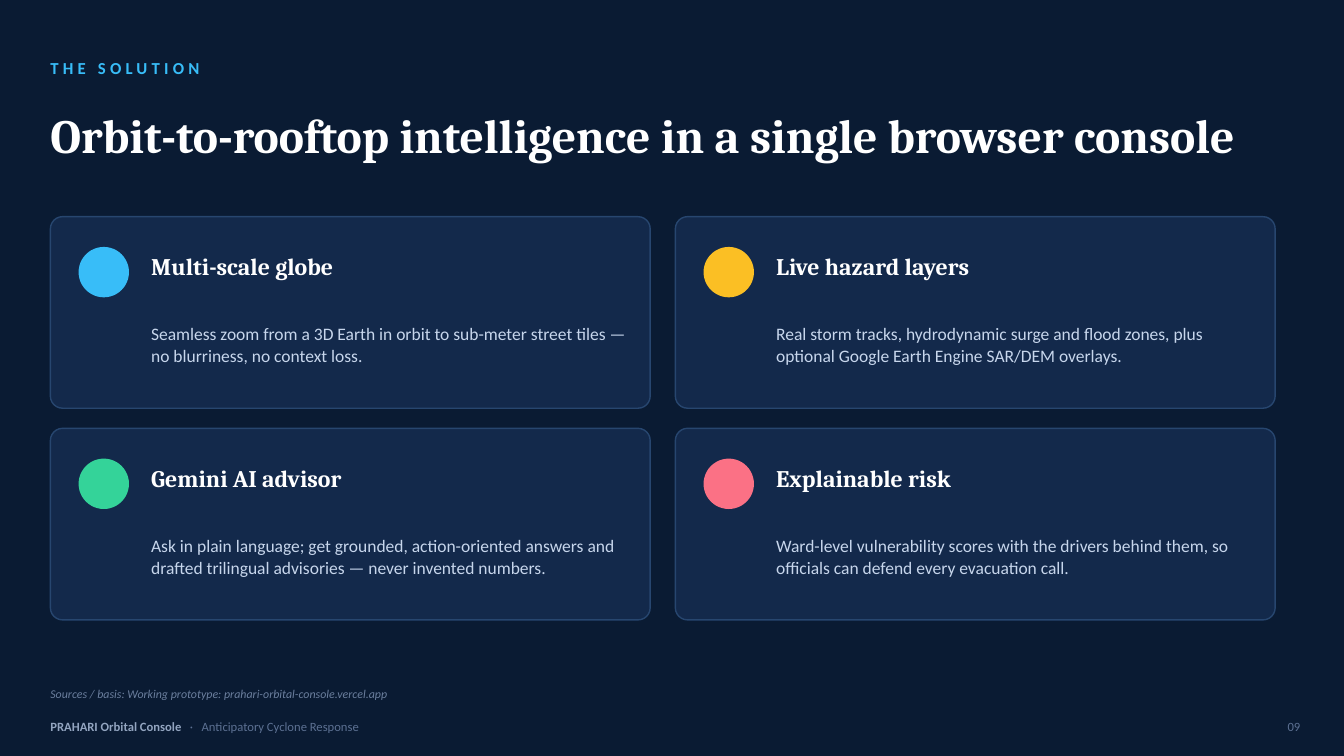
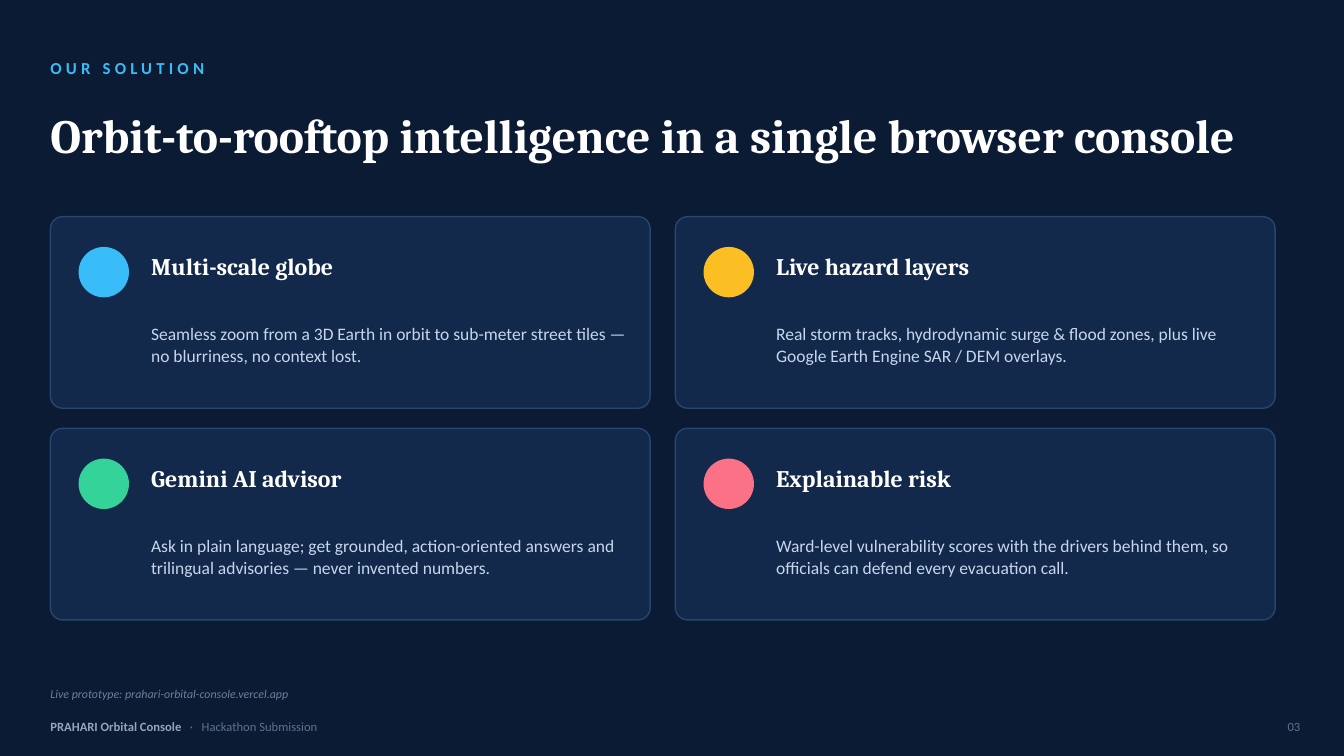
Before and after one commit to abhishek-0706/prahari-orbital-console, a slide deck: slide 3 of demo/PRAHARI_Orbital_Console.pptx (slide 9 before the commit). Drawn at 1344x756 pixels with LibreOffice and Linux fonts; fonts in the diff are those of the drawing. Boxes give left, top, right and bottom in pixels: in the first picture for what was removed or moved away, otherwise in the second. Text is boxed around its words. In the diff, an @@ line names an element or a change of style, - is before the commit and + after.

```diff
--- a/demo/PRAHARI_Orbital_Console.pptx
+++ b/demo/PRAHARI_Orbital_Console.pptx
@@ text at box(50, 63, 204, 74): text changed @@
-THE SOLUTION
+OUR SOLUTION
@@ text at box(151, 328, 605, 364): text changed @@
-Seamless zoom from a 3D Earth in orbit to sub-meter street tiles — no blurriness, no context loss.
+Seamless zoom from a 3D Earth in orbit to sub-meter street tiles — no blurriness, no context lost.
@@ text at box(776, 328, 1216, 365): text changed @@
-Real storm tracks, hydrodynamic surge and flood zones, plus optional Google Earth Engine SAR/DEM overlays.
+Real storm tracks, hydrodynamic surge & flood zones, plus live Google Earth Engine SAR / DEM overlays.
@@ text at box(151, 540, 615, 577): text changed @@
-Ask in plain language; get grounded, action-oriented answers and drafted trilingual advisories — never invented numbers.
+Ask in plain language; get grounded, action-oriented answers and trilingual advisories — never invented numbers.
@@ text at box(50, 690, 288, 700): text changed @@
-Sources / basis: Working prototype: prahari-orbital-console.vercel.app
+Live prototype: prahari-orbital-console.vercel.app
@@ text at box(50, 722, 317, 731): text changed; text colour #5C7092 to #93A5C0; bold on @@
-PRAHARI Orbital Console · Anticipatory Cyclone Response
+PRAHARI Orbital Console · Hackathon Submission
```
Also in this commit, not shown: 6 other slides changed, 6 slides added, 9 slides removed, 4 other files.
